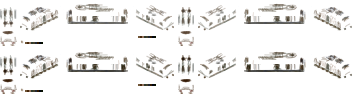
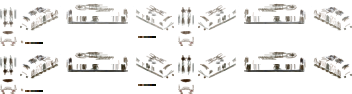
Layered file, before and after one edit (352×94). Changes by layer:
painted on "Dirt" over [1, 4, 349, 41]
